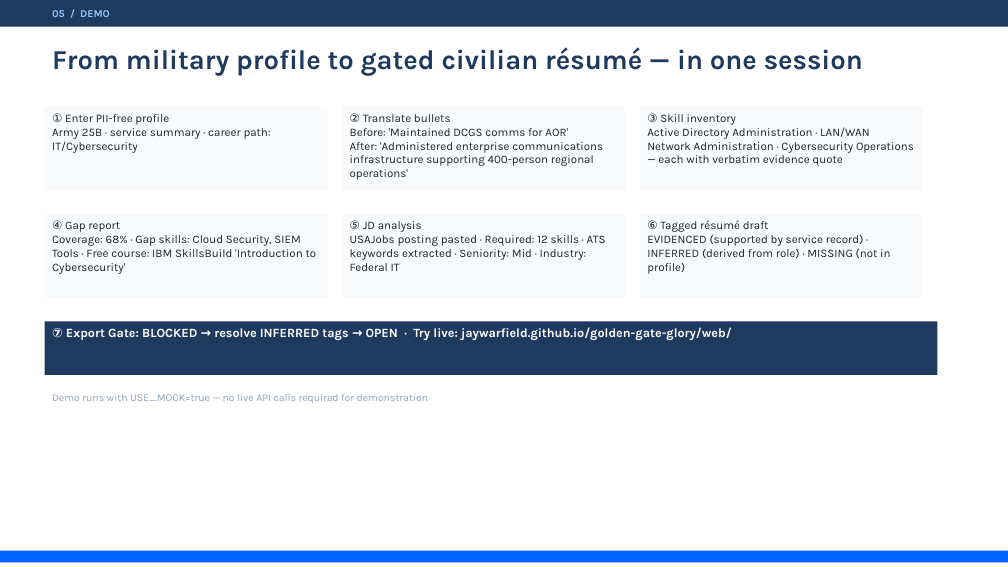
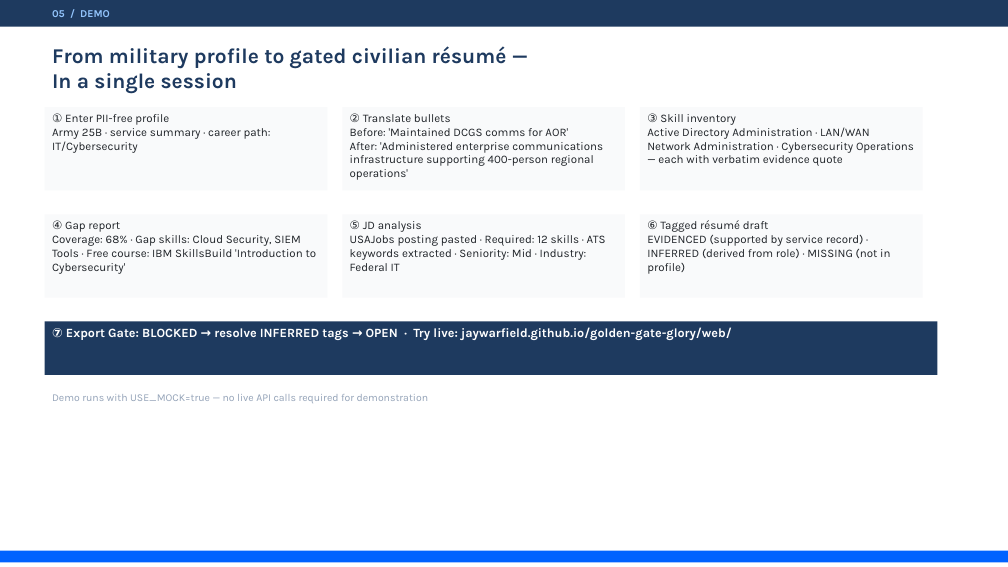
Before and after one commit to jaywarfield/golden-gate-glory, a slide deck: slide 6 of docs/images/source/Mission Veteran AI - Presentation.pptx. Drawn at 1008x567 pixels with LibreOffice and Linux fonts; fonts in the diff are those of the drawing. Boxes give left, top, right and bottom in pixels: in the first picture for what was removed or moved away, otherwise in the second. Text is boxed around its words. In the diff, an @@ line names an element or a change of style, - is before the commit and + after.

```diff
--- a/docs/images/source/Mission Veteran AI - Presentation.pptx
+++ b/docs/images/source/Mission Veteran AI - Presentation.pptx
@@ text at [52,46,507,94]: text changed; size 26 to 20 pt @@
-From military profile to gated civilian résumé — in one session
+From military profile to gated civilian résumé —
+In a single session
```
Also in this commit, not shown: 4 other slides changed, 4 other files.
